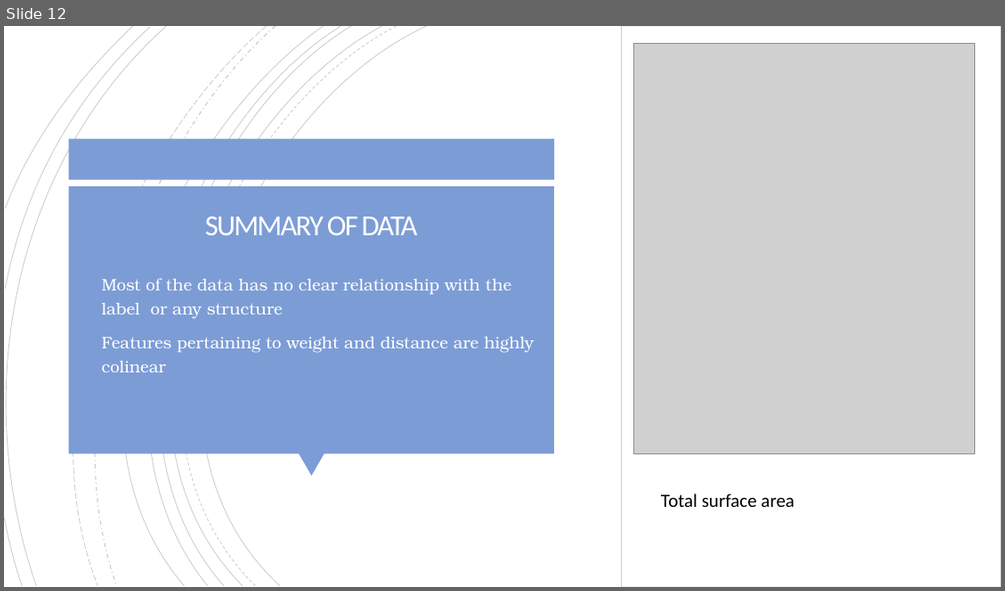
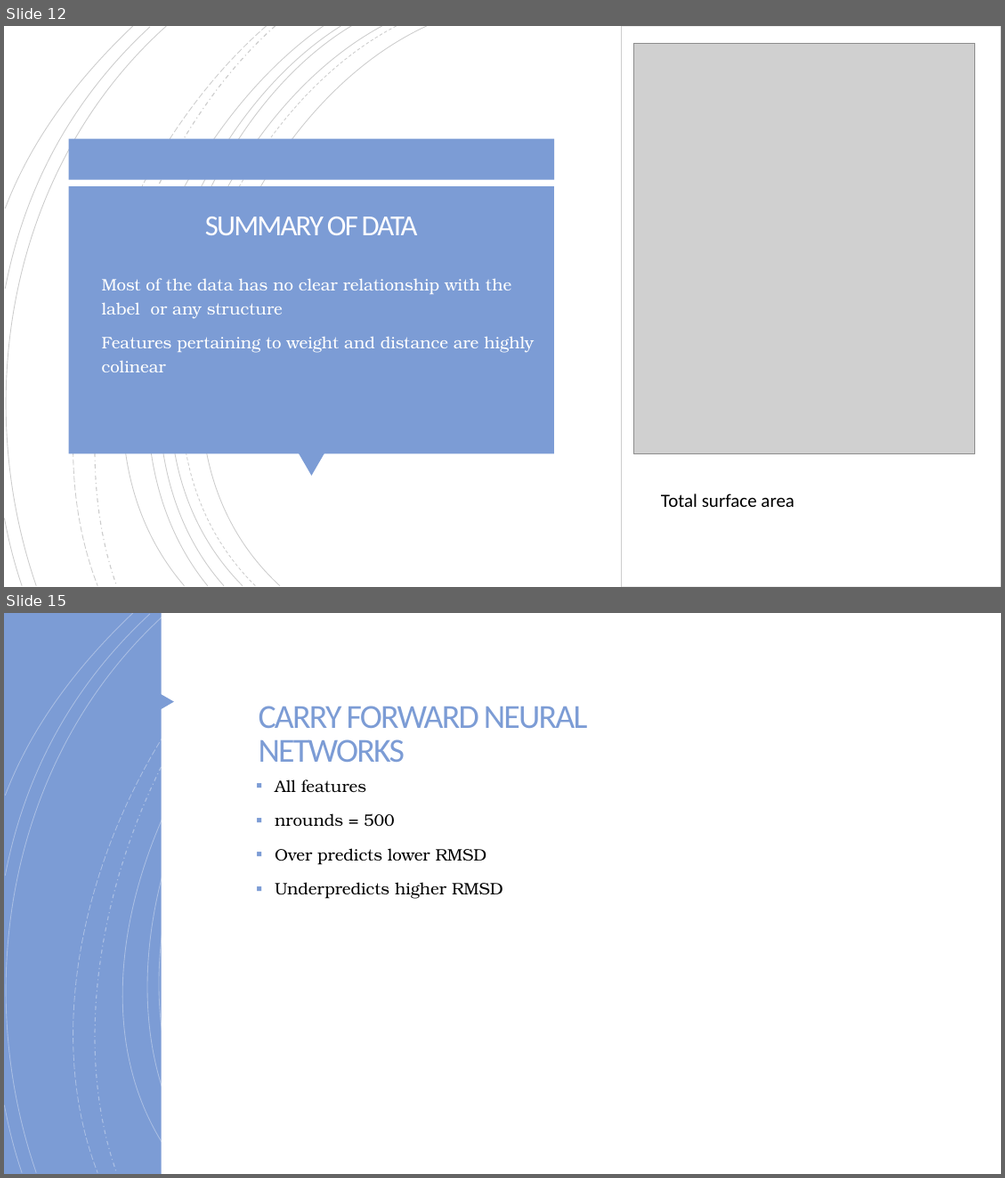
Before and after one commit to evandomingos/CASP-Protein-Prediction, a slide deck: Domingos Protein Prediction Presentation.pptx. Shown one above the other, each under a label of ours: slide 12 before the commit, slides 12 and 15 after it; the slides between them are not shown. The pictures are 1005x591 and 1005x1178 pixels, drawn with LibreOffice and Linux fonts; fonts in the diff are those of the drawing; grey boxes stand for pictures. Boxes give left, top, right and bottom in pixels: in the first picture for what was removed or moved away, otherwise in the second. Text is boxed around its words. In the diff, an @@ line names an element or a change of style, - is before the commit and + after.

```diff
--- a/Domingos Protein Prediction Presentation.pptx
+++ b/Domingos Protein Prediction Presentation.pptx
@@ slide 15 added at box(4, 613, 1001, 1174), background #FFFFFF; not listed: 16 template elements that a slide beside it also shows @@
@@ rectangle added at box(4, 613, 1001, 1174), fill #7C9CD5 @@
@@ group added at box(4, 613, 999, 1174): 16 freeform shapes @@
@@ rectangle added at box(161, 613, 1001, 1174), fill #FFFFFF @@
@@ triangle added at box(154, 689, 174, 714), fill #7C9CD5 @@
@@ title added at box(259, 706, 588, 762), 32.4 pt, text #7C9CD5 @@
+CARRY FORWARD NEURAL NETWORKS
@@ text added at box(275, 779, 503, 899), 16 pt, text #000000 @@
+▪ All features
+▪ nrounds = 500
+▪ Over predicts lower RMSD
+▪ Underpredicts higher RMSD
```
Also in this commit, not shown: 2 slides changed, 6 other slides added.
